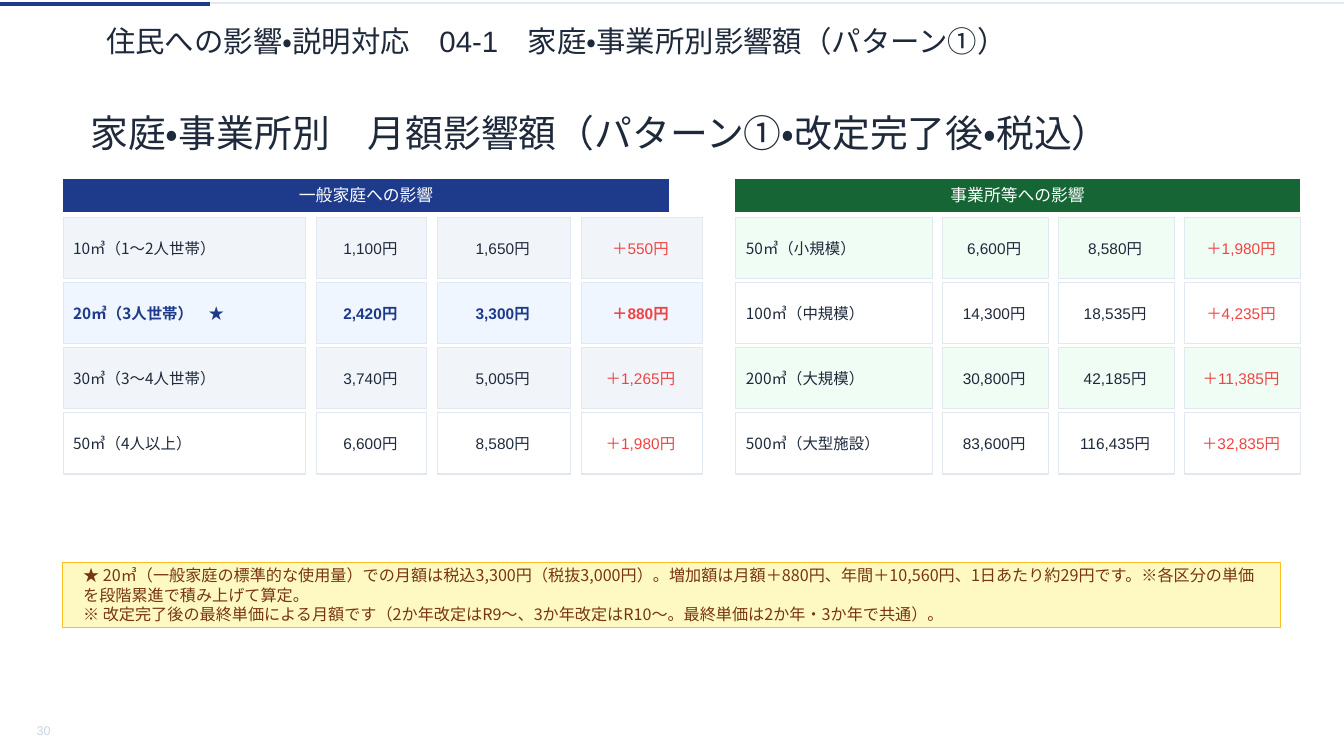
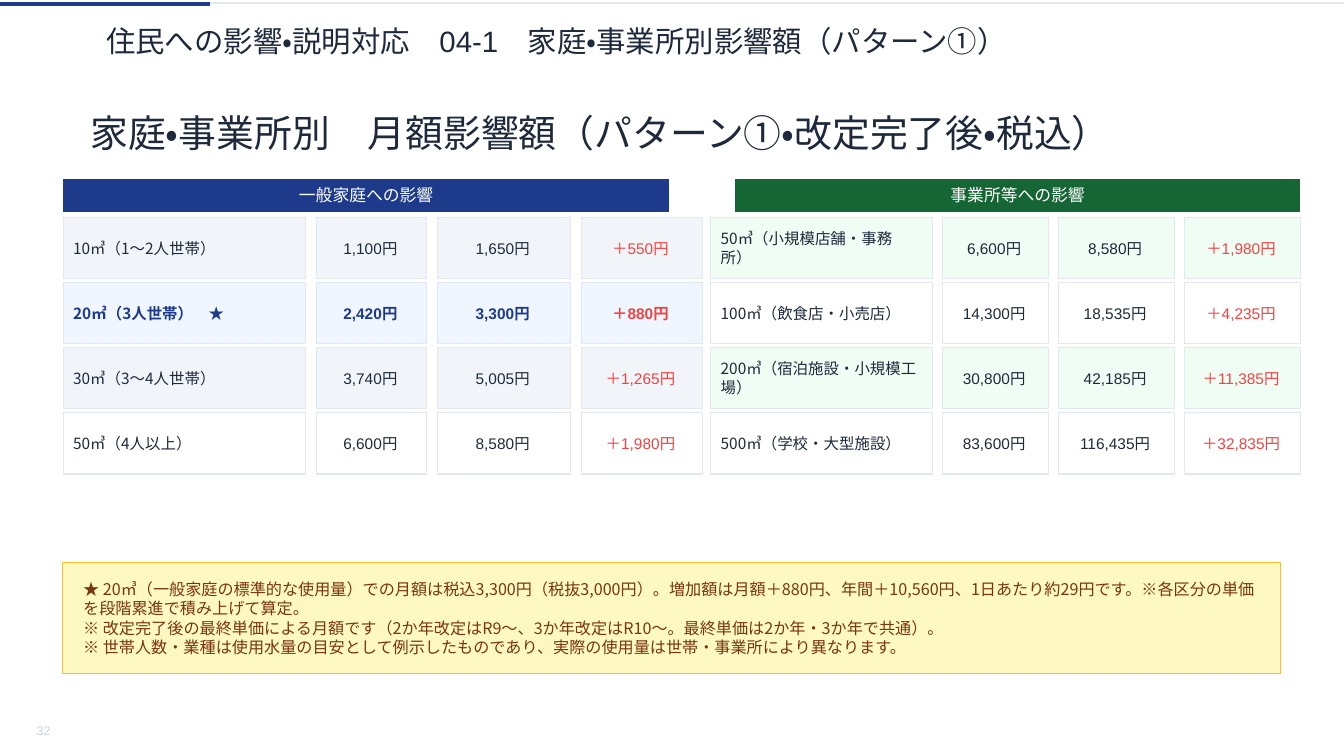
Before and after one commit to ryowakayama-gif/repository, a slide deck: slide 32 of rokko_sewage_council/output/六戸町_第2回審議会資料.pptx (slide 30 before the commit). Drawn at 1344x756 pixels with LibreOffice and Linux fonts; fonts in the diff are those of the drawing. Boxes give left, top, right and bottom in pixels: in the first picture for what was removed or moved away, otherwise in the second. Text is boxed around its words. In the diff, an @@ line names an element or a change of style, - is before the commit and + after.

```diff
--- a/rokko_sewage_council/output/六戸町_第2回審議会資料.pptx
+++ b/rokko_sewage_council/output/六戸町_第2回審議会資料.pptx
@@ freeform shape "50㎥（小規模店舗・事務所）" resized from (x1=736, y1=217, x2=933, y2=278) to (x1=711, y1=217, x2=933, y2=278) @@
@@ text in freeform shape at (x1=721, y1=230, x2=893, y2=265): text changed @@
-50㎥（小規模）
+50㎥（小規模店舗・事務所）
@@ freeform shape "100㎥（飲食店・小売店）" resized from (x1=736, y1=282, x2=933, y2=344) to (x1=711, y1=282, x2=933, y2=344) @@
@@ text in freeform shape at (x1=721, y1=305, x2=901, y2=321): text changed @@
-100㎥（中規模）
+100㎥（飲食店・小売店）
@@ freeform shape "200㎥（宿泊施設・小規模工場）" resized from (x1=736, y1=347, x2=933, y2=408) to (x1=711, y1=347, x2=933, y2=408) @@
@@ text in freeform shape at (x1=721, y1=360, x2=917, y2=395): text changed @@
-200㎥（大規模）
+200㎥（宿泊施設・小規模工場）
@@ freeform shape "500㎥（学校・大型施設）" resized from (x1=736, y1=412, x2=933, y2=474) to (x1=711, y1=412, x2=933, y2=474) @@
@@ text in freeform shape at (x1=721, y1=435, x2=901, y2=451): text changed @@
-500㎥（大型施設）
+500㎥（学校・大型施設）
@@ freeform shape "★ 20㎥（一般家庭の標準的な使用量）での月額は税込3,300円（税抜3,000円）。増加額は月額＋880円、年間＋10 ..." resized from (x1=64, y1=563, x2=1281, y2=627) to (x1=64, y1=563, x2=1281, y2=675) @@
@@ text in freeform shape at (x1=103, y1=639, x2=906, y2=655): paragraph added @@
+※ 世帯人数・業種は使用水量の目安として例示したものであり、実際の使用量は世帯・事業所により異なります。
@@ text in freeform shape at (x1=37, y1=727, x2=51, y2=735): text changed @@
-30
+32
```
Also in this commit, not shown: 32 other slides changed, 2 slides added, 7 other files.
